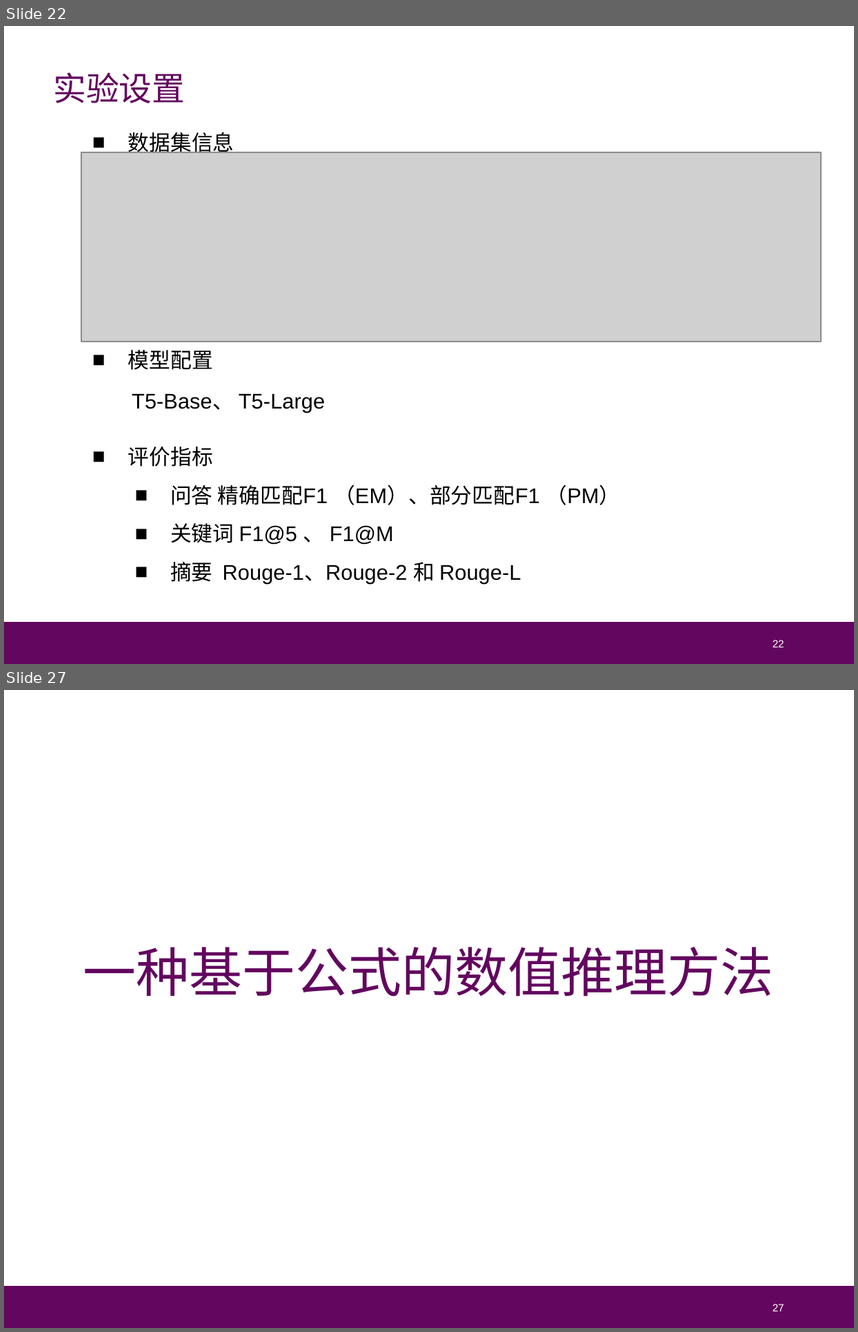
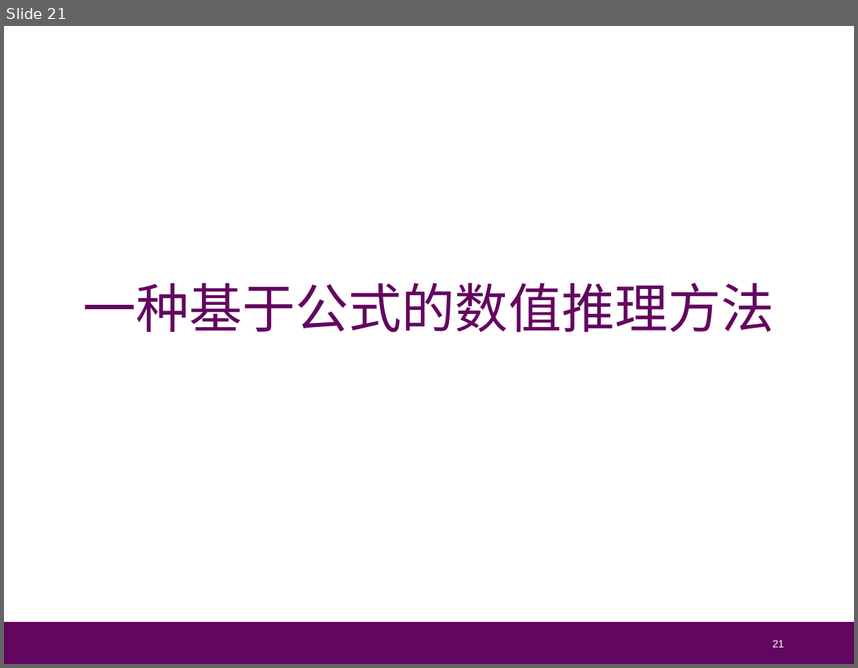
Before and after one commit to Cat-Overflow/NJU_thesis, a slide deck: 毕业答辩/论文答辩_朱博林.pptx. Shown one above the other, each under a label of ours: slides 22 and 27 before the commit, slide 21 after it; the slides between them are not shown. The pictures are 858x1332 and 858x668 pixels, drawn with LibreOffice and Linux fonts; fonts in the diff are those of the drawing; grey boxes stand for pictures. Boxes give left, top, right and bottom in pixels: in the first picture for what was removed or moved away, otherwise in the second. Text is boxed around its words. In the diff, an @@ line names an element or a change of style, - is before the commit and + after.

```diff
--- a/毕业答辩/论文答辩_朱博林.pptx
+++ b/毕业答辩/论文答辩_朱博林.pptx
@@ slide 22 removed at box(4, 26, 854, 664), background #FFFFFF; not listed: 1 template element that a slide beside it also shows @@
@@ title removed at box(53, 72, 185, 103) @@
-实验设置
@@ text removed at box(128, 132, 234, 153) @@
-■ 数据集信息
@@ picture removed at box(81, 153, 820, 342) @@
@@ text removed at box(128, 350, 212, 370) @@
-■ 模型配置
@@ text removed at box(132, 394, 325, 412) @@
-T5-Base、 T5-Large
@@ text removed at box(128, 446, 620, 584) @@
-■ 评价指标
-  ■ 问答 精确匹配F1 （EM）、部分匹配F1 （PM）
-  ■ 关键词 F1@5 、 F1@M
-  ■ 摘要 Rouge-1、Rouge-2 和 Rouge-L
@@ page number removed at box(773, 639, 784, 647) @@
-22
@@ what was slide 27 is now slide 21 @@
@@ page number at box(773, 639, 784, 647): text changed @@
-27
+21
```
Also in this commit, not shown: 3 slides changed, 16 slides added, 17 other slides removed.
